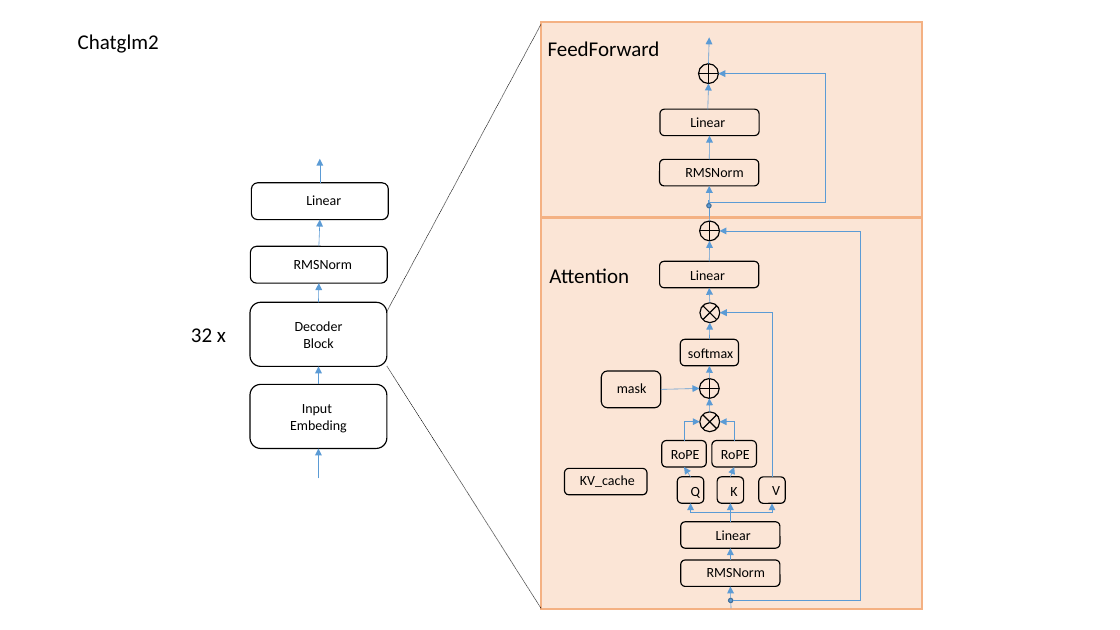
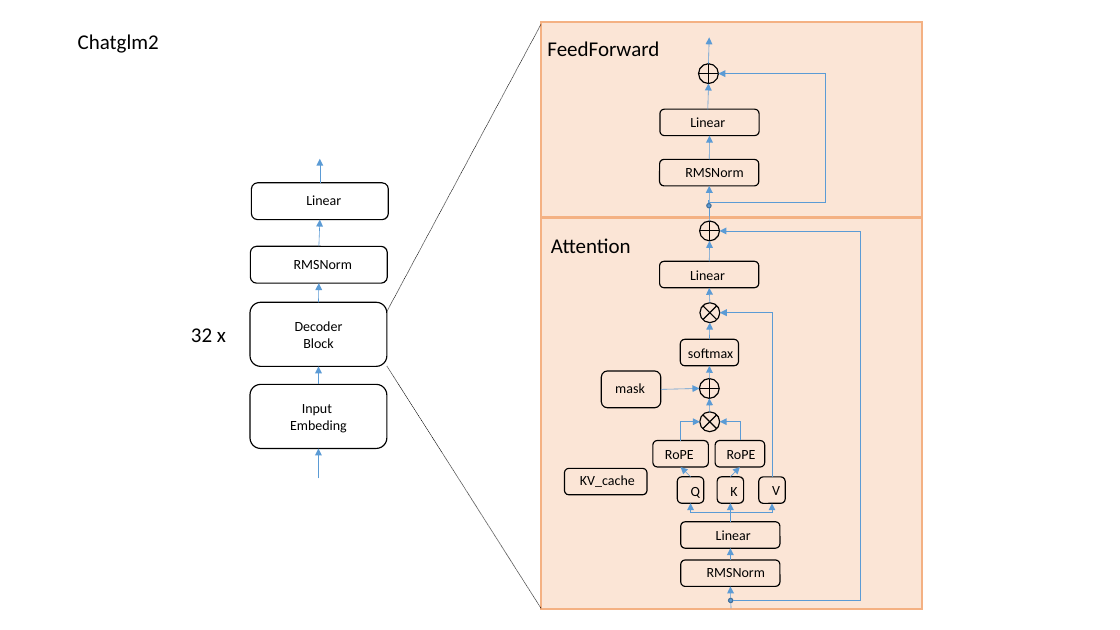
Before and after one commit to user-ZJ/zack_notes, a slide deck: slide 4 of images/resources/大模型结构图.pptx. Drawn at 1120x630 pixels with LibreOffice and Linux fonts; fonts in the diff are those of the drawing. Boxes give left, top, right and bottom in pixels: in the first picture for what was removed or moved away, otherwise in the second. Text is boxed around its words. In the diff, an @@ line names an element or a change of style, - is before the commit and + after.

Commit message:
update

```diff
--- a/images/resources/大模型结构图.pptx
+++ b/images/resources/大模型结构图.pptx
@@ text "Attention": place and size @@
-text "Attention" at <box>549,268,629,283</box>
+text "Attention" at <box>551,238,631,253</box>
@@ text "RoPE": place and size @@
-text "RoPE" at <box>671,450,700,459</box>
+text "RoPE" at <box>665,450,694,459</box>
@@ rounded rectangle: place and size @@
-rounded rectangle at <box>662,440,707,466</box>
+rounded rectangle at <box>653,440,708,467</box>
@@ elbow arrow moved from (684, 440) - (700, 422) to (681, 440) - (700, 422) @@
@@ text "RoPE": place and size @@
-text "RoPE" at <box>721,450,750,459</box>
+text "RoPE" at <box>727,450,756,459</box>
@@ rounded rectangle: place and size @@
-rounded rectangle at <box>712,440,757,466</box>
+rounded rectangle at <box>715,440,765,467</box>
@@ elbow arrow moved from (734, 440) - (720, 422) to (740, 440) - (720, 422) @@
@@ arrow moved from (691, 477) - (684, 467) to (691, 477) - (681, 467) @@
@@ arrow moved from (731, 477) - (734, 467) to (731, 477) - (740, 467) @@
```
Also in this commit, not shown: 1 other slide changed.
